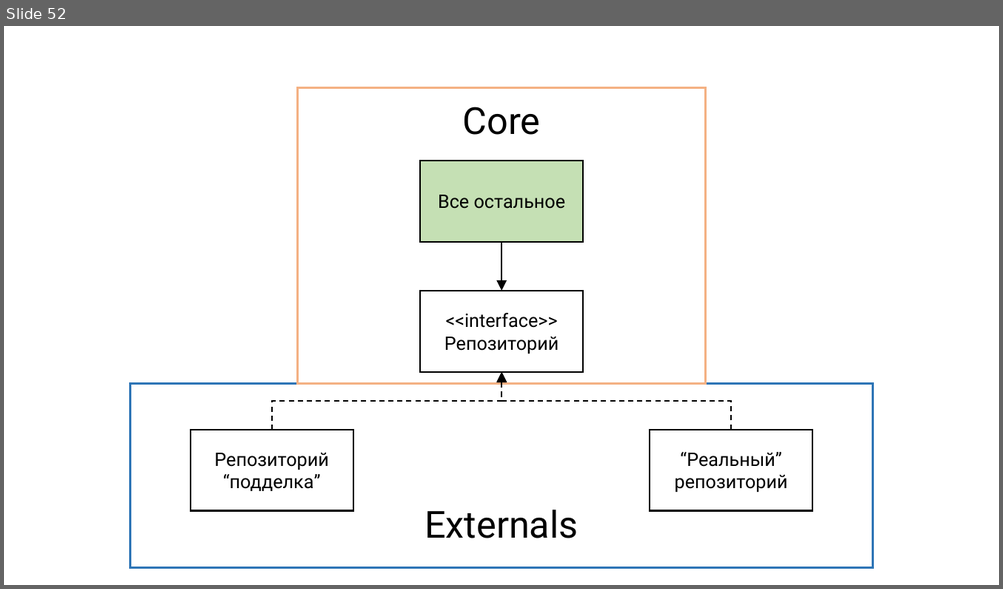
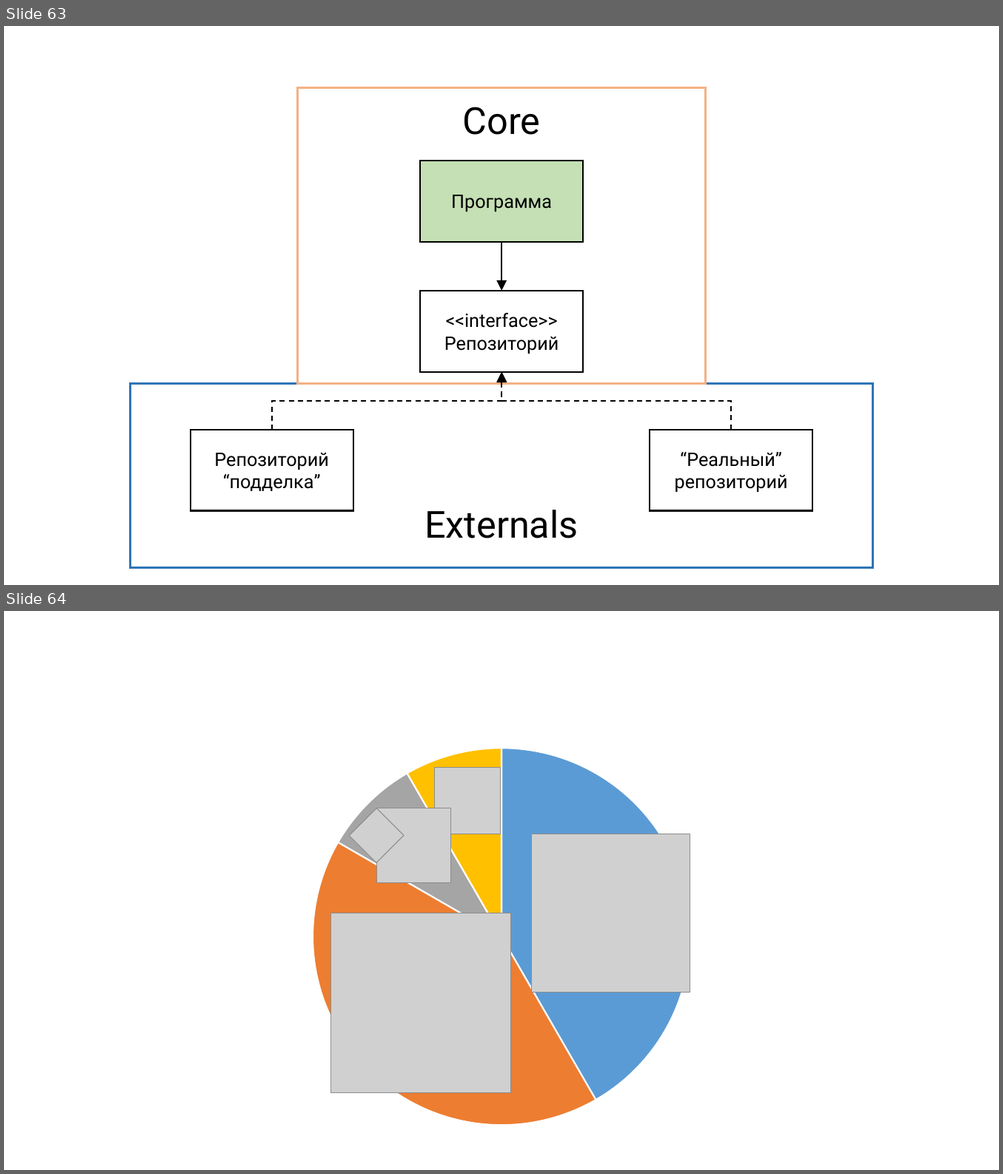
Before and after one commit to rkhaimov/brain-gym, a slide deck: Презентация.pptx. Shown one above the other, each under a label of ours: slide 52 before the commit, slides 63 and 64 after it. The pictures are 1003x589 and 1003x1174 pixels, drawn with LibreOffice and Linux fonts; fonts in the diff are those of the drawing; grey boxes stand for pictures. Boxes give left, top, right and bottom in pixels: in the first picture for what was removed or moved away, otherwise in the second. Text is boxed around its words. In the diff, an @@ line names an element or a change of style, - is before the commit and + after.

```diff
--- a/Презентация.pptx
+++ b/Презентация.pptx
@@ slide 64 added at bbox=[4, 611, 999, 1170], background #FFFFFF @@
@@ pie chart added at bbox=[202, 738, 800, 1136] @@
+categories: 1, 2, 3, 4
+Series 1: 42, 42, 8, 8
@@ picture added at bbox=[435, 768, 501, 834] @@
@@ picture added at bbox=[349, 808, 404, 863] @@
@@ picture added at bbox=[376, 809, 451, 883] @@
@@ picture added at bbox=[531, 834, 690, 993] @@
@@ picture added at bbox=[331, 913, 511, 1093] @@
@@ what was slide 52 is now slide 63 @@
@@ slide 63 changed as well @@
@@ text in rectangle at bbox=[451, 195, 552, 212]: text changed @@
-Все остальное
+Программа
```
Also in this commit, not shown: 5 other slides changed, 11 other slides added, 1 slide removed.
